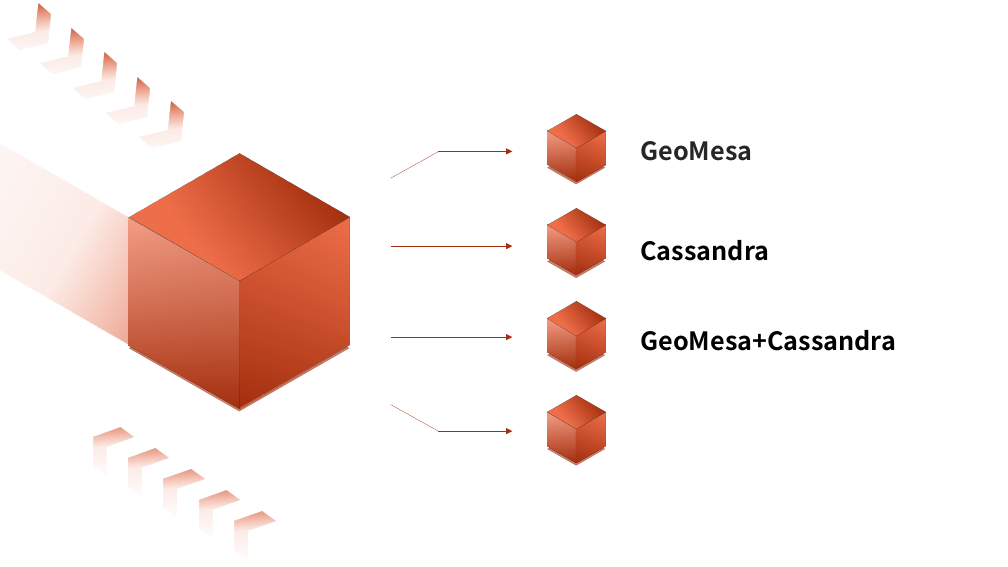
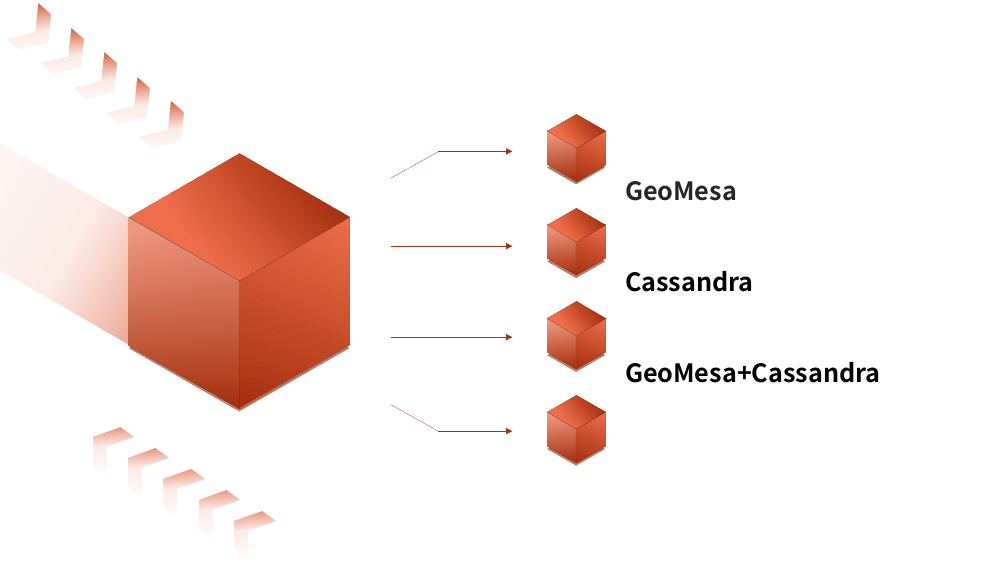
Before and after one commit to linkongluyin/linkongluyin, a slide deck: slide 2 of LearningPPT/1-2302250ZU6.pptx. Drawn at 1008x567 pixels with LibreOffice and Linux fonts; fonts in the diff are those of the drawing. Boxes give left, top, right and bottom in pixels: in the first picture for what was removed or moved away, otherwise in the second. Text is boxed around its words. In the diff, an @@ line names an element or a change of style, - is before the commit and + after.

```diff
--- a/LearningPPT/1-2302250ZU6.pptx
+++ b/LearningPPT/1-2302250ZU6.pptx
@@ text "GeoMesa": place and size @@
-text "GeoMesa" at [640, 141, 752, 161]
+text "GeoMesa" at [625, 181, 737, 201]
@@ text "Cassandra": place and size @@
-text "Cassandra" at [640, 240, 769, 261]
+text "Cassandra" at [625, 271, 754, 292]
@@ text "GeoMesa+Cassandra": place and size @@
-text "GeoMesa+Cassandra" at [640, 330, 896, 351]
+text "GeoMesa+Cassandra" at [625, 362, 881, 383]
```
Also in this commit, not shown: 1 other slide changed, 14 slides added, 16 slides removed, 23 other files.
